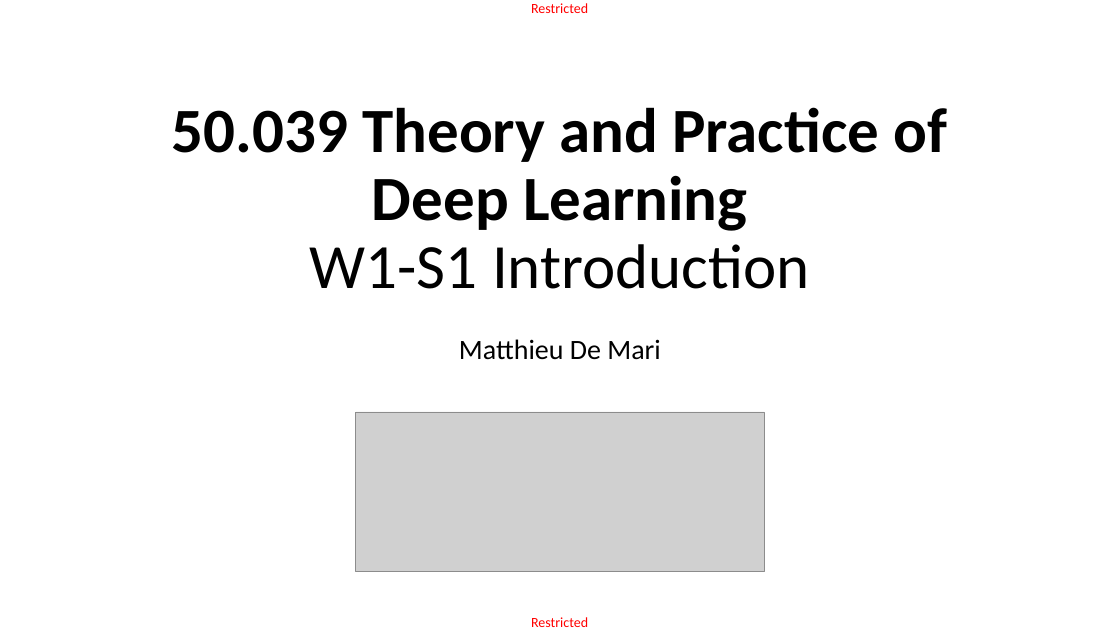
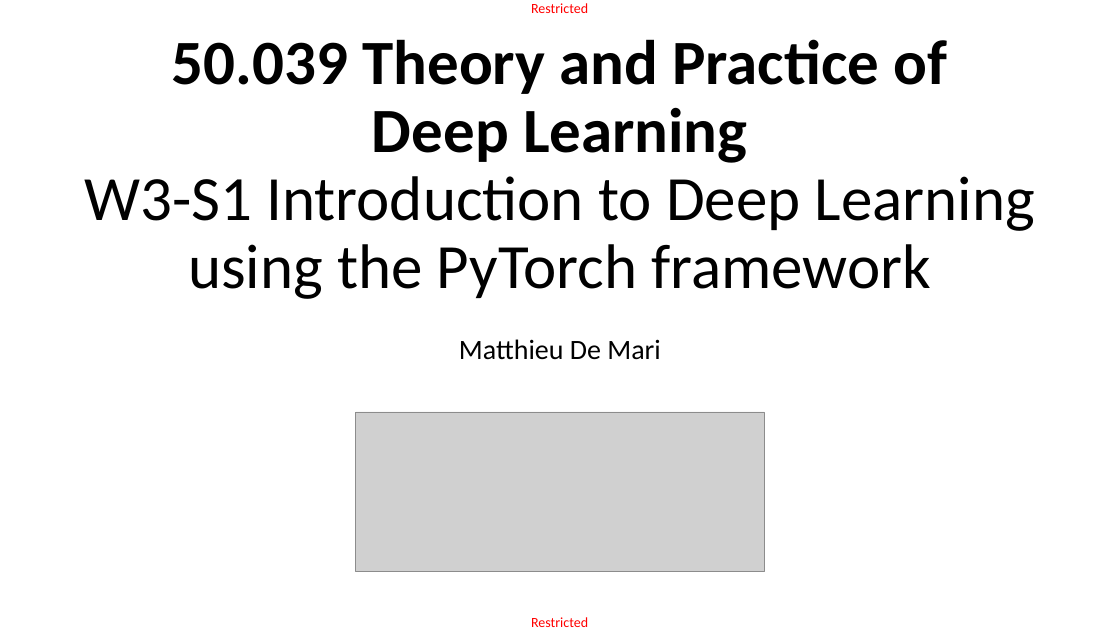
Before and after one commit to matthieudemari/SUTD_DL_50_039, a slide deck: slide 1 of W3/0. All/W3.pptx. Drawn at 1120x630 pixels with LibreOffice and Linux fonts; fonts in the diff are those of the drawing; grey boxes stand for pictures. Boxes give left, top, right and bottom in pixels: in the first picture for what was removed or moved away, otherwise in the second. Text is boxed around its words. In the diff, an @@ line names an element or a change of style, - is before the commit and + after.

Commit message:
Finalized materials for W2S3, created extras folder, revised typos in W1S1 notebook and slides about backprop.

```diff
--- a/W3/0. All/W3.pptx
+++ b/W3/0. All/W3.pptx
@@ title at box(84, 39, 1035, 299): text changed; bold off @@
-50.039 Theory and Practice of
-Deep Learning
-W1-S1 Introduction
+50.039 Theory and Practice of
+Deep Learning
+W3-S1 Introduction to Deep Learning using the PyTorch framework
```
Also in this commit, not shown: 2 other slides changed, 9 other files.
